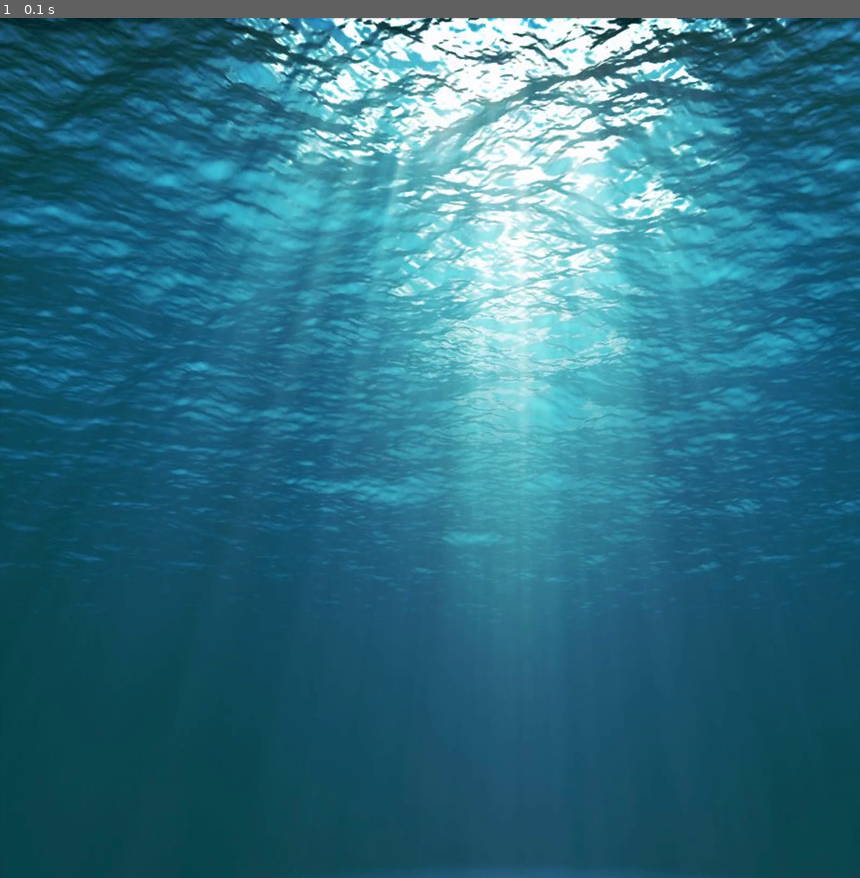
Above: before the commit, frame 1.
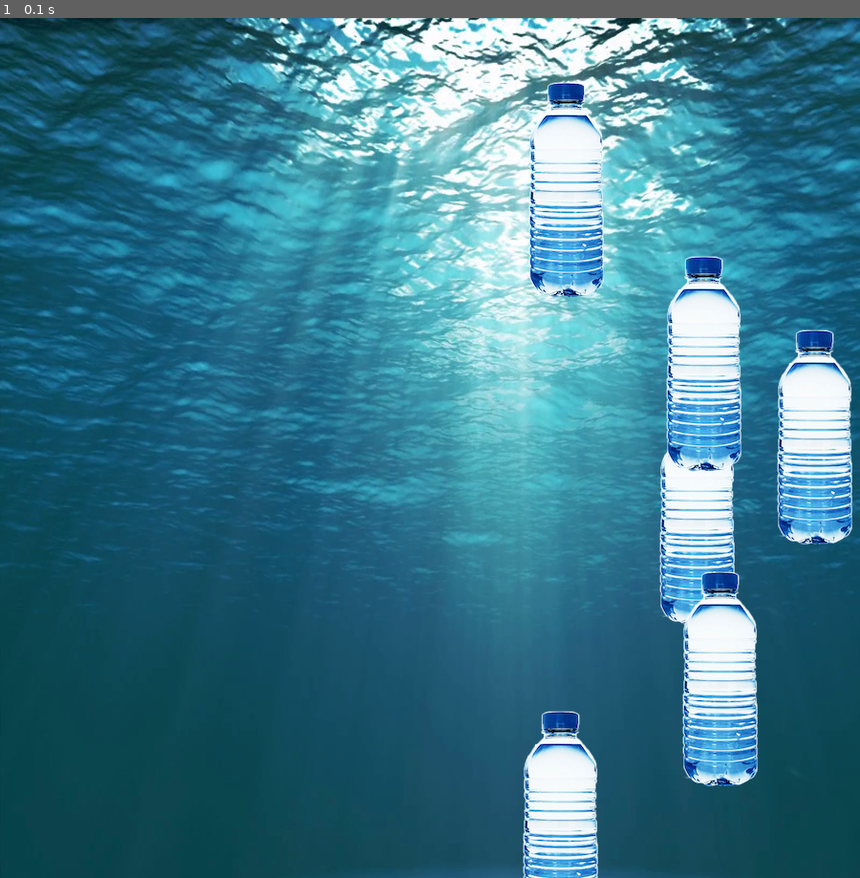
Above: after the commit, the same moment.

Repository: Rosebotics/catapult2019
Game: pygame game, started from projects/Annelise_Niharika_Owen/EEL_Project.py
Same seed, same stepped clock (60 frames per second), same inputs: the game is played once before the commit and once after it.
Inputs:
- Up to frame 1 (0.1 s): no input

The runs differ from the first frame. In frame 1, 10% of the frame differs, in the area x 60-100%, y 7-100%.

Commit message:
finished space invaders

Diff:
--- a/projects/Annelise_Niharika_Owen/EEL_Project.py
+++ b/projects/Annelise_Niharika_Owen/EEL_Project.py
@@ -6,6 +6,9 @@
         self.x = x
         self.y = y
         self.image = pygame.image.load('water_bottle.png')
+
+    def draw(self):
+        self.screen.blit(self.image, (self.x, self.y))
 
 
 class Head:
@@ -48,9 +51,11 @@
         for event in pygame.event.get():
             if event.type == pygame.QUIT:
                 sys.exit()
+        screen.blit(level1_image, (0, 0))
+        for waterbottle in waterbottles:
+            waterbottle.draw()
 
         clock.tick(60)
-        screen.blit(level1_image, (0, 0))
         pygame.display.update()
 
 main()
